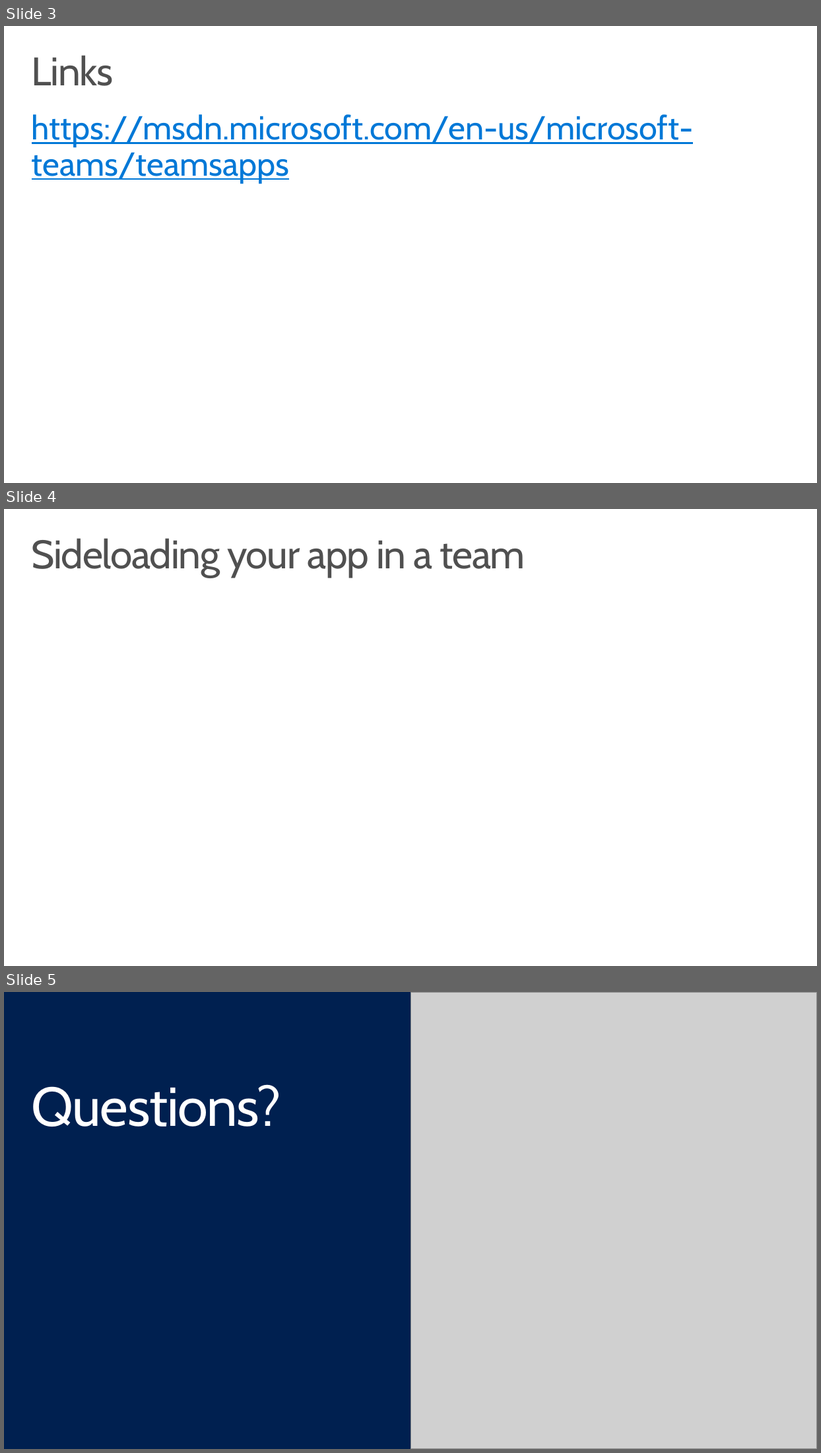
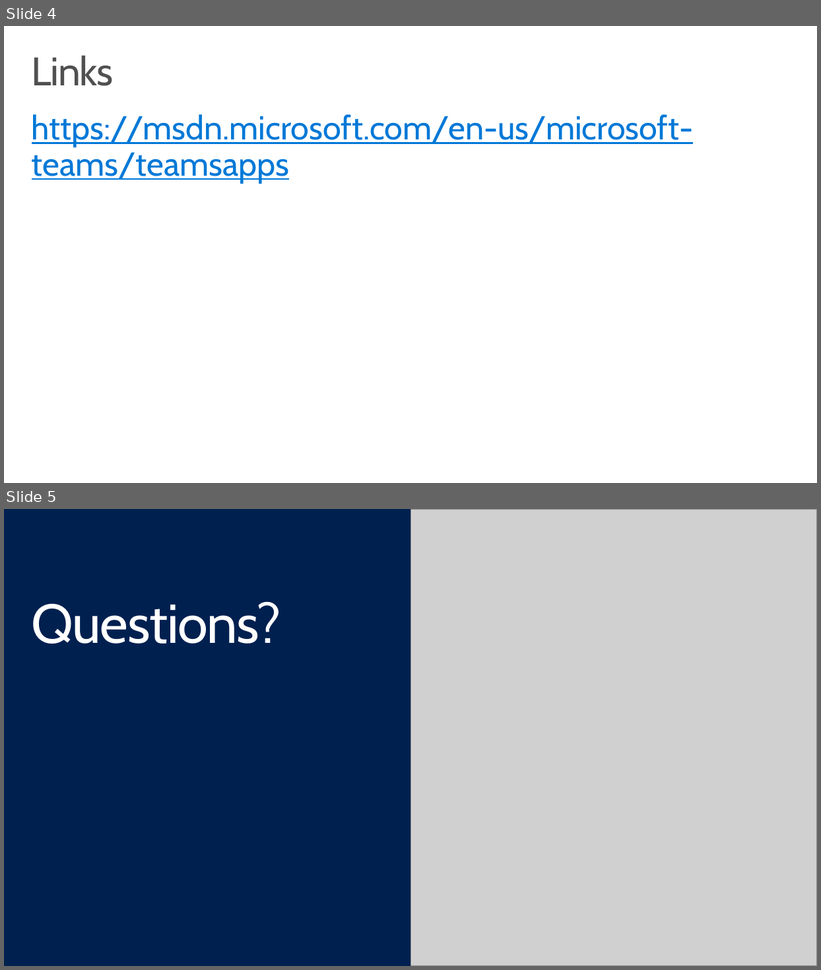
Before and after one commit to hamiltop/EDU-Dev-Bootcamp, a slide deck: Presentation/16-HOL-Teams.pptx. Shown one above the other, each under a label of ours: slides 3, 4 and 5 before the commit, slides 4 and 5 after it. The pictures are 821x1453 and 821x970 pixels, drawn with LibreOffice and Linux fonts; fonts in the diff are those of the drawing; grey boxes stand for pictures; background and template pictures are left out. Boxes give left, top, right and bottom in pixels: in the first picture for what was removed or moved away, otherwise in the second. Text is boxed around its words. In the diff, an @@ line names an element or a change of style, - is before the commit and + after.

```diff
--- a/Presentation/16-HOL-Teams.pptx
+++ b/Presentation/16-HOL-Teams.pptx
@@ slide 4 removed at <box>4,509,817,966</box>, background #FFFFFF @@
@@ title removed at <box>32,538,525,577</box> @@
-Sideloading your app in a team
@@ what was slide 3 is now slide 4 @@
```
Also in this commit, not shown: 1 slide changed, 1 slide added, 31 other files.
